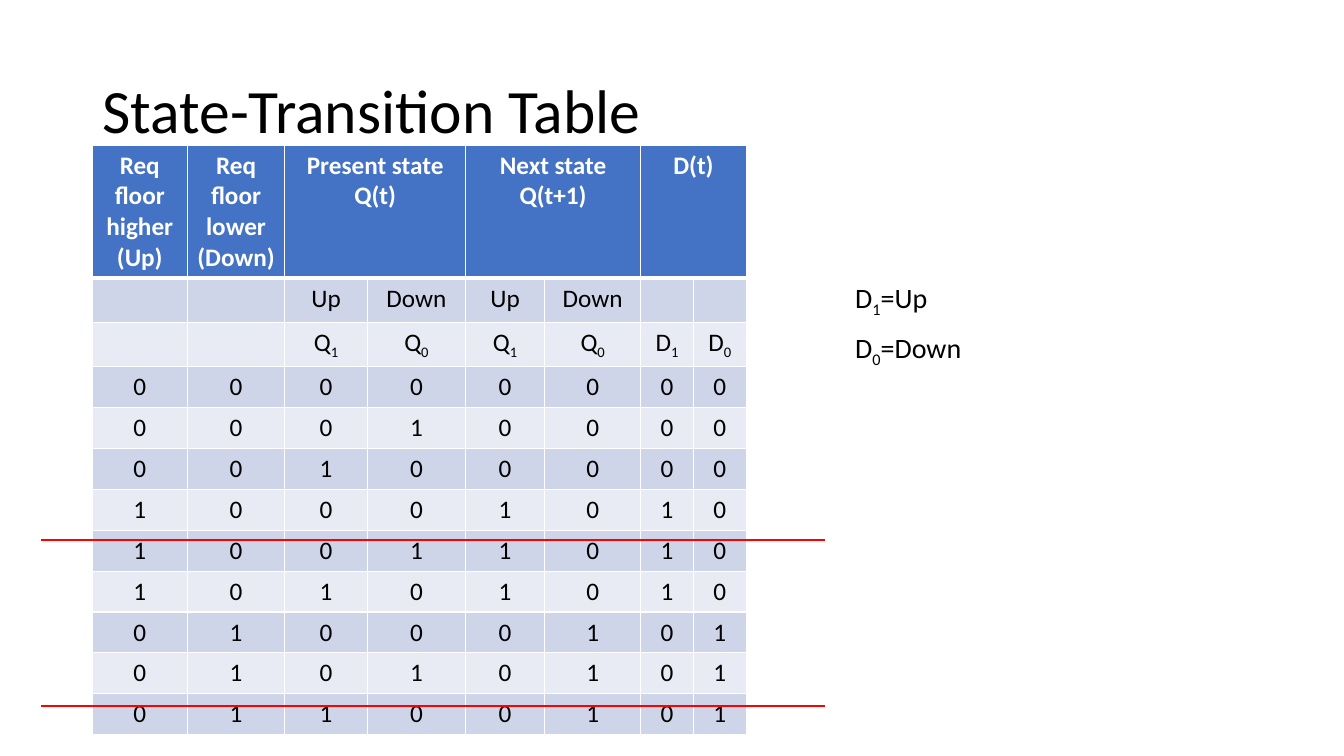
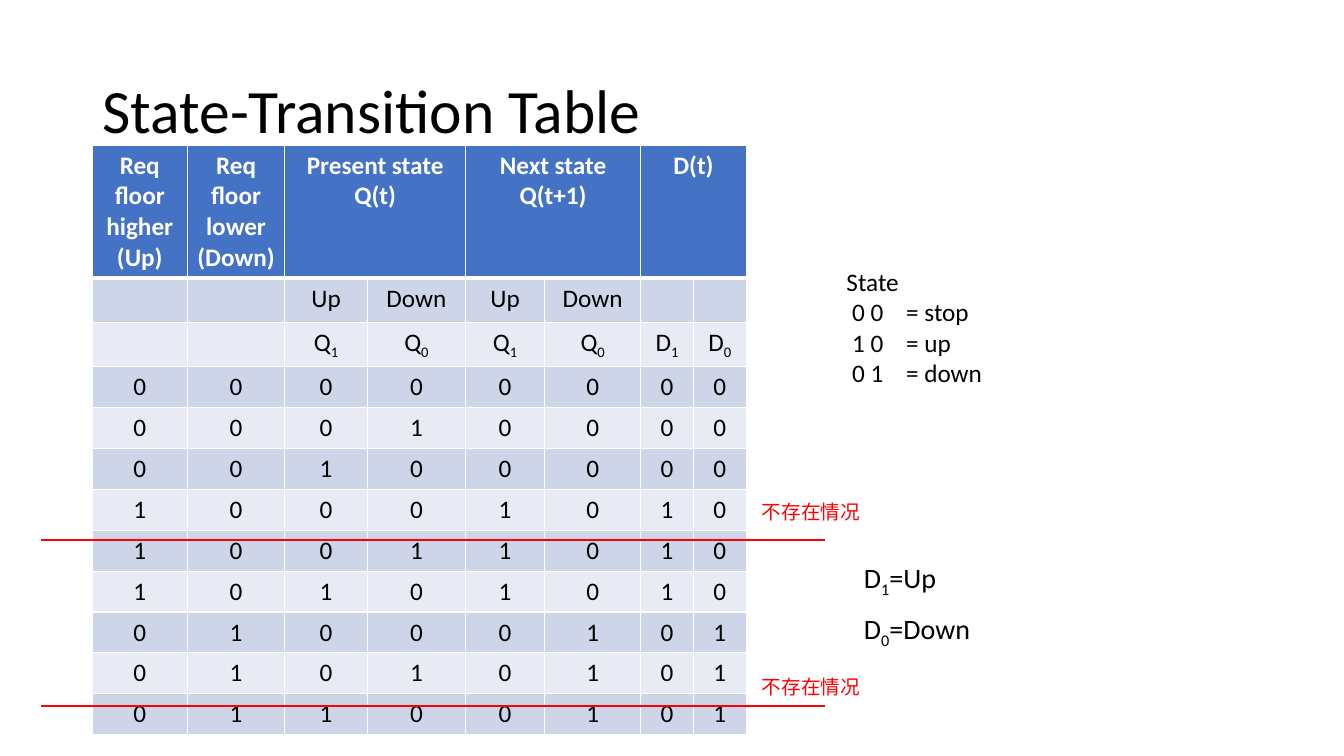
Before and after one commit to vcboy1/Leeds, a slide deck: slide 17 of 26fall/1860/Lecture/Week1.8/Lec 1.8.1 Designing Sequential logic circuits.pptx (slide 16 before the commit). Drawn at 1344x756 pixels with LibreOffice and Linux fonts; fonts in the diff are those of the drawing. Boxes give left, top, right and bottom in pixels: in the first picture for what was removed or moved away, otherwise in the second. Text is boxed around its words. In the diff, an @@ line names an element or a change of style, - is before the commit and + after.

```diff
--- a/26fall/1860/Lecture/Week1.8/Lec 1.8.1 Designing Sequential logic circuits.pptx
+++ b/26fall/1860/Lecture/Week1.8/Lec 1.8.1 Designing Sequential logic circuits.pptx
@@ text added at [846,274,982,382], 18 pt, text #000000 @@
+State
+0 0 = stop
+1 0 = up
+0 1 = down
@@ text added at [762,502,860,521], 14 pt, text #FF0000 @@
+不存在情况
@@ text "D1=Up": place and size @@
-text "D1=Up" at [881,290,928,313]
+text "D1=Up" at [889,570,936,593]
@@ text "D0=Down": place and size @@
-text "D0=Down" at [881,340,962,358]
+text "D0=Down" at [889,621,970,639]
@@ text added at [762,677,860,696], 14 pt, text #FF0000 @@
+不存在情况
```
Also in this commit, not shown: 3 other slides changed, 2 slides added, 1 slide removed, 3 other files.
